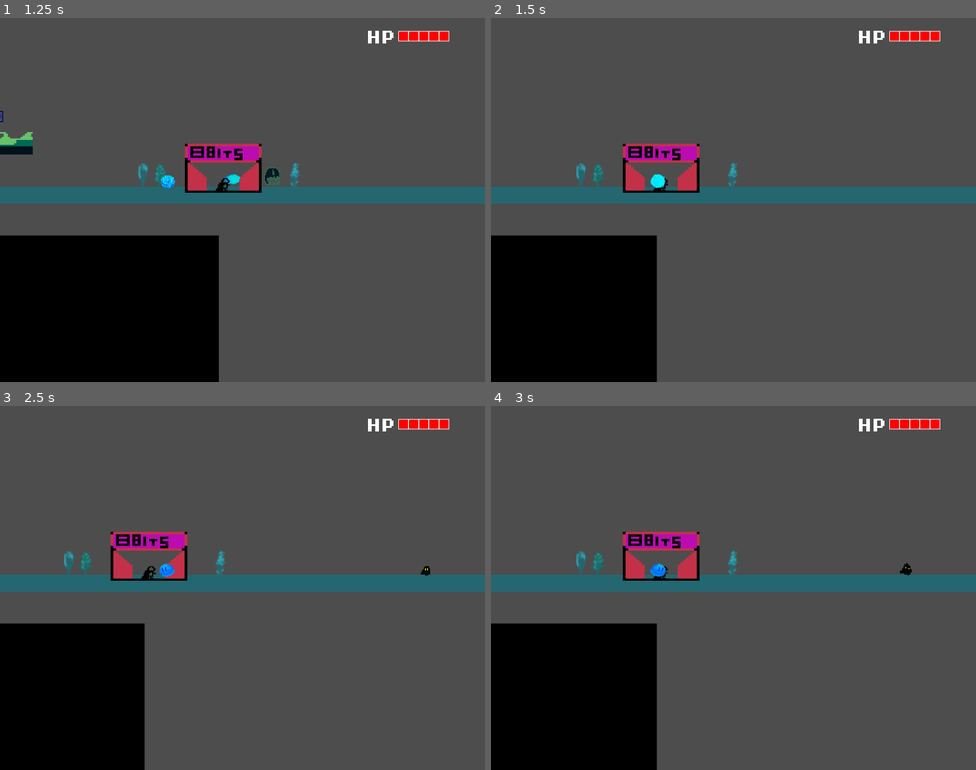
Above: before the commit, frames 1-4 (two rows, left to right).
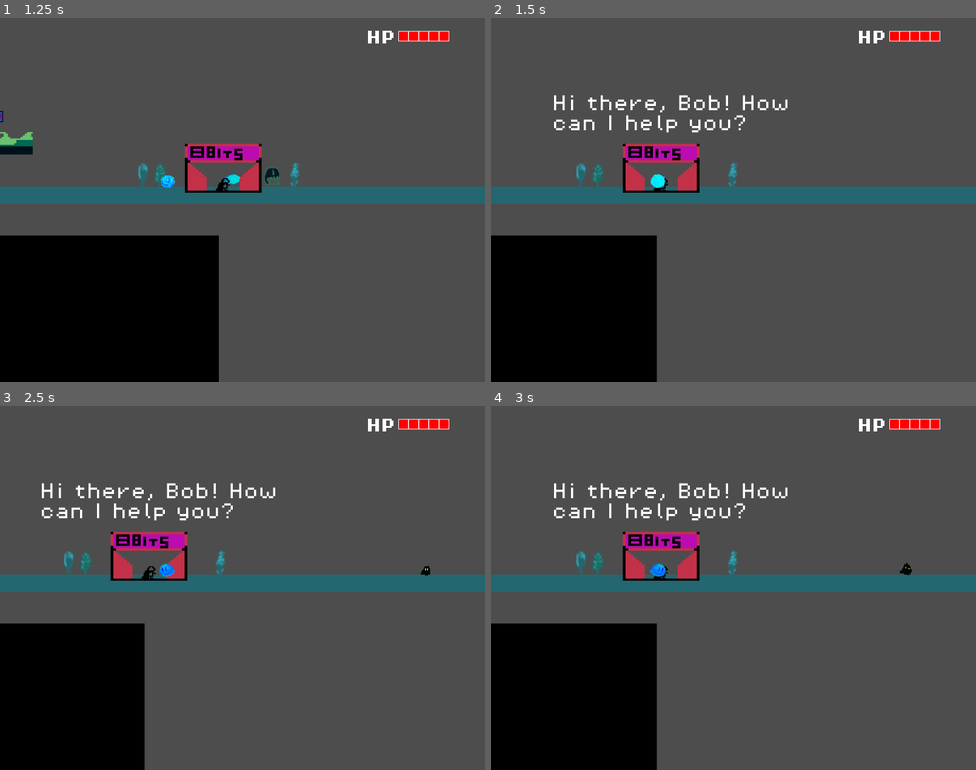
Above: after the commit, the same moments.

Repository: floriancaro/Jame-Gam-June-2024
Game: Godot game, scene res://scenes/main.tscn
The game is run twice, just before and just after one commit, with the same random seed, the same clock (stepped at 60 frames per second) and the same inputs.
Inputs:
- Up to frame 1 (1.25 s): hold D (move_right) from 0.53 s (still down); hold M (ability) from 0.53 s (still down); tap Space (jump) at 0.77 s
- Up to frame 2 (1.5 s): keep holding D (move_right); release M (ability) at 1.28 s; tap M (ability) at 1.35 s
- Up to frame 3 (2.5 s): tap Space (jump) at 1.52 s; release D (move_right) at 2.03 s; hold A (move_left) from 2.03 s (still down); hold M (ability) from 2.03 s (still down)
- Up to frame 4 (3 s): release A (move_left) at 2.78 s; release M (ability) at 2.78 s; hold D (move_right) from 2.78 s (still down); tap M (ability) at 2.85 s

Frame 1 is identical in both runs. In frame 2, 1.0% of the frame differs, in the area x 13-62%, y 21-32%; in frame 3, 1.0%; in frame 4, 1.0%.

Commit message:
add interactivity to 8bit

Diff:
--- a/scenes/8 bit/8_bit_place.tscn
+++ /dev/null
@@ -1,17 +0,0 @@
-[gd_scene load_steps=3 format=3 uid="uid://dcivh3l84dfu6"]
-
-[ext_resource type="Texture2D" uid="uid://clgov3bwpvcra" path="res://scripts/8 bits place.png" id="1_hyfam"]
-
-[sub_resource type="RectangleShape2D" id="RectangleShape2D_0tq4p"]
-size = Vector2(72, 45)
-
-[node name="8bit_place" type="Area2D"]
-z_index = 1
-
-[node name="CollisionShape2D" type="CollisionShape2D" parent="."]
-shape = SubResource("RectangleShape2D_0tq4p")
-
-[node name="Sprite2D" type="Sprite2D" parent="."]
-position = Vector2(0, -9)
-scale = Vector2(0.214844, 0.182292)
-texture = ExtResource("1_hyfam")
--- /dev/null
+++ b/scenes/8bit/8_bit_place.tscn
@@ -0,0 +1,33 @@
+[gd_scene load_steps=5 format=3 uid="uid://dcivh3l84dfu6"]
+
+[ext_resource type="Texture2D" uid="uid://clgov3bwpvcra" path="res://scripts/8 bits place.png" id="1_hyfam"]
+[ext_resource type="Script" path="res://scripts/8_bit_place.gd" id="1_j4i1g"]
+[ext_resource type="FontFile" uid="uid://ccns84fu50psr" path="res://assets/fonts/PixelOperator8.ttf" id="3_0wu4t"]
+
+[sub_resource type="RectangleShape2D" id="RectangleShape2D_0tq4p"]
+size = Vector2(72, 45)
+
+[node name="8bit_place" type="Area2D"]
+z_index = 1
+collision_mask = 2
+script = ExtResource("1_j4i1g")
+
+[node name="CollisionShape2D" type="CollisionShape2D" parent="."]
+shape = SubResource("RectangleShape2D_0tq4p")
+
+[node name="Sprite2D" type="Sprite2D" parent="."]
+position = Vector2(0, -9)
+scale = Vector2(0.214844, 0.182292)
+texture = ExtResource("1_hyfam")
+
+[node name="Label" type="Label" parent="."]
+offset_left = -103.0
+offset_top = -68.0
+offset_right = 129.0
+offset_bottom = 4.0
+theme_override_fonts/font = ExtResource("3_0wu4t")
+text = "Hi there, Bob! How can I help you?"
+autowrap_mode = 2
+
+[connection signal="body_entered" from="." to="." method="_on_body_entered"]
+[connection signal="body_exited" from="." to="." method="_on_body_exited"]
--- a/scenes/main.tscn
+++ b/scenes/main.tscn
@@ -13,9 +13,9 @@
 [ext_resource type="PackedScene" uid="uid://wotpla124xs" path="res://scenes/enemies/boss.tscn" id="10_w4yr1"]
 [ext_resource type="PackedScene" uid="uid://ca6hawmkmwedf" path="res://scenes/she_bob.tscn" id="11_t71a6"]
 [ext_resource type="FontFile" uid="uid://bujltk7dyjc1a" path="res://assets/fonts/PixelOperator8-Bold.ttf" id="12_eaoke"]
-[ext_resource type="PackedScene" uid="uid://dkdbpk2cdn3vr" path="res://scenes/8 bit/8_bit_hero.tscn" id="13_julrh"]
+[ext_resource type="PackedScene" uid="uid://dkdbpk2cdn3vr" path="res://scenes/8bit/8_bit_hero.tscn" id="13_julrh"]
 [ext_resource type="FontFile" uid="uid://ccns84fu50psr" path="res://assets/fonts/PixelOperator8.ttf" id="14_epuum"]
-[ext_resource type="PackedScene" uid="uid://dcivh3l84dfu6" path="res://scenes/8 bit/8_bit_place.tscn" id="14_xxtbg"]
+[ext_resource type="PackedScene" uid="uid://dcivh3l84dfu6" path="res://scenes/8bit/8_bit_place.tscn" id="14_xxtbg"]
 
 [sub_resource type="TileSetAtlasSource" id="TileSetAtlasSource_d8mtu"]
 texture = ExtResource("1_sh0yu")
--- /dev/null
+++ b/scripts/8_bit_place.gd
@@ -0,0 +1,15 @@
+extends Area2D
+
+@onready var label = $Label
+
+# Called when the node enters the scene tree for the first time.
+func _ready():
+	label.visible = false
+
+
+func _on_body_entered(body):
+	label.visible = true
+
+
+func _on_body_exited(body):
+	label.visible = false
Renamed: scenes/8 bit/8_bit_hero.tscn -> scenes/8bit/8_bit_hero.tscn
